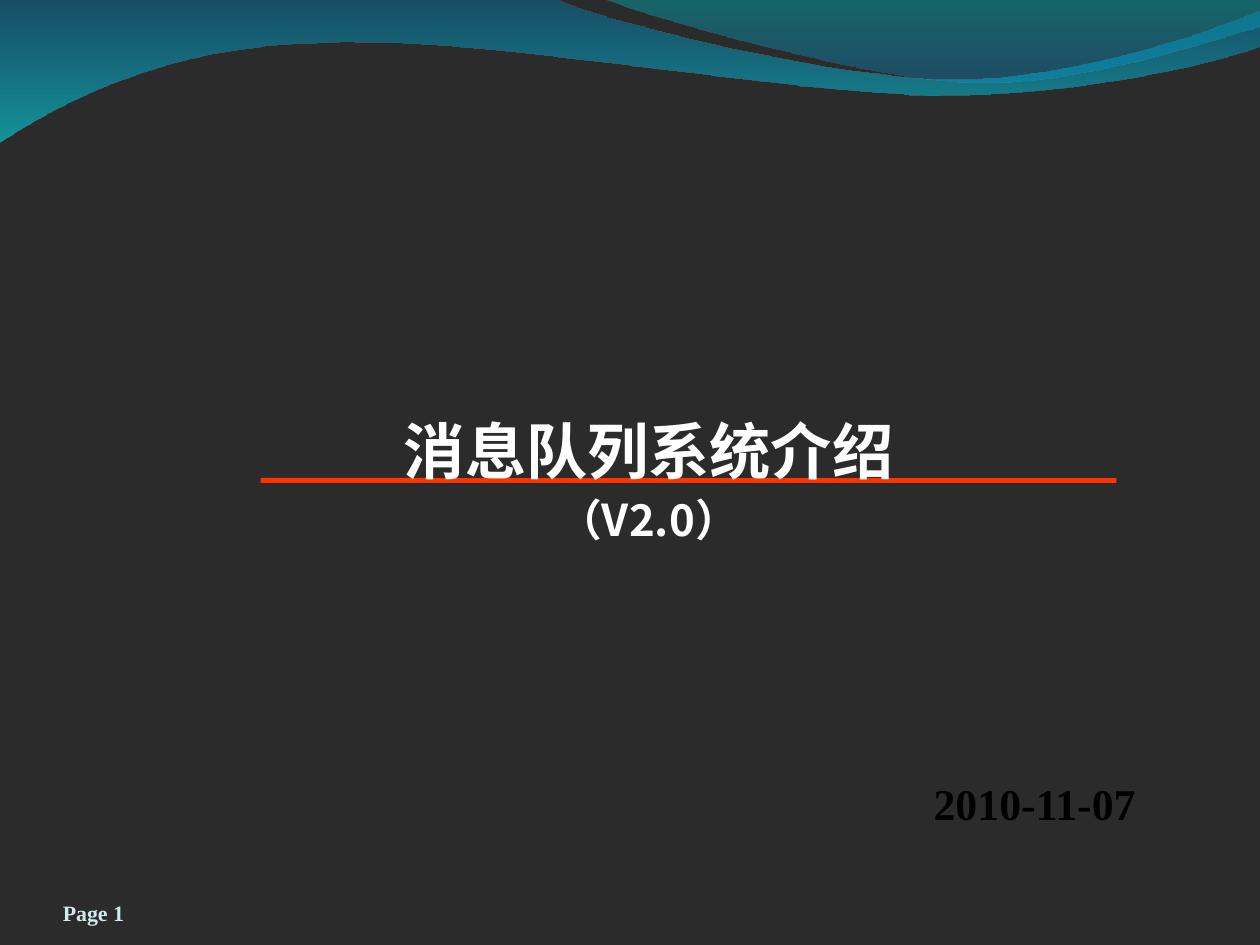
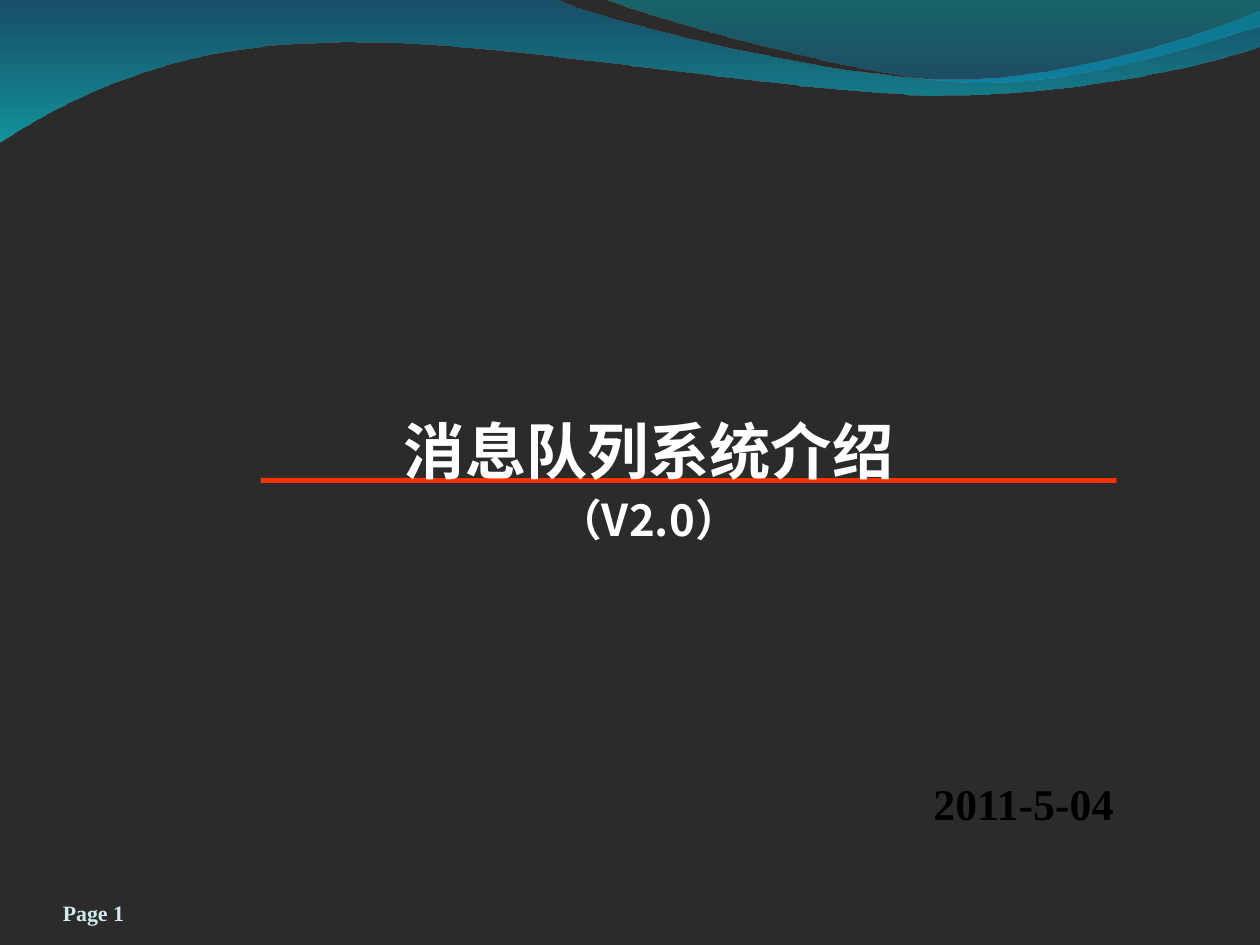
Before and after one commit to zxf1864/cwinux-mq, a slide deck: slide 1 of mq/doc/introduce.ppt. Drawn at 1260x945 pixels with LibreOffice and Linux fonts; fonts in the diff are those of the drawing; background and template pictures are left out; a plain dark background stands for a picture behind light text. Boxes give left, top, right and bottom in pixels: in the first picture for what was removed or moved away, otherwise in the second. Text is boxed around its words. In the diff, an @@ line names an element or a change of style, - is before the commit and + after.

```diff
--- a/mq/doc/introduce.ppt
+++ b/mq/doc/introduce.ppt
@@ text at (x1=933, y1=791, x2=1113, y2=820): text changed @@
-2010-11-07
+2011-5-04
```
Also in this commit, not shown: 4 other slides changed, 4 slides added, 2 slides removed.
